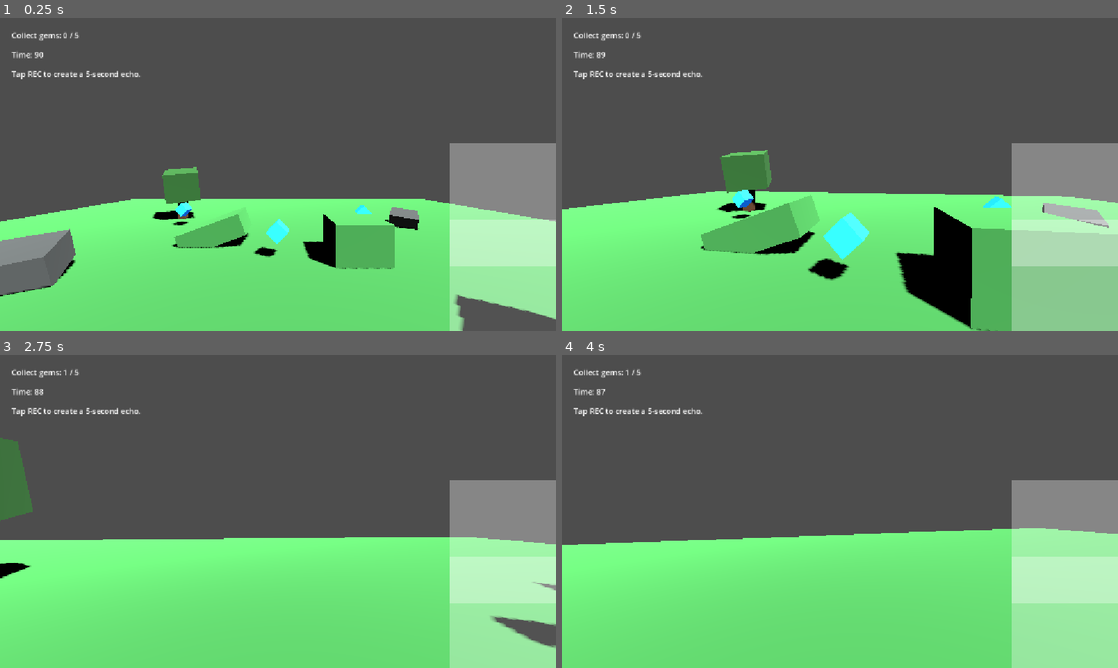
Above: before the commit, frames 1-4 (two rows, left to right).
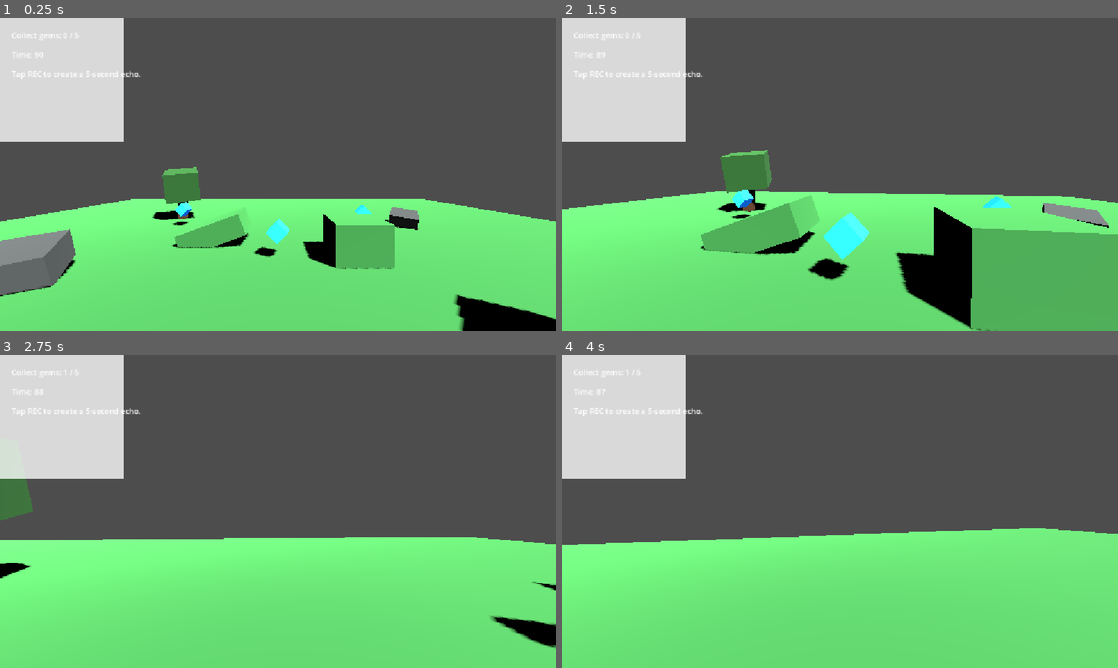
Above: after the commit, the same moments.

Repository: tan15hacks/lowpoly-android
Game: Godot game, scene res://scenes/main.tscn
The game is run twice, just before and just after one commit, with the same random seed, the same clock (stepped at 60 frames per second) and the same inputs.
Inputs (mouse positions are in pixels of both pictures, inside the frame that each line leads up to):
- Up to frame 1 (0.25 s): no input
- Up to frame 2 (1.5 s): move the mouse to (867, 174) at 0.52 s; hold W (move_forward) from 0.53 s (still down); tap Space (jump) at 0.6, 0.77, 1.07, 1.35 s; move the mouse to (812, 174) at 1.27 s
- Up to frame 3 (2.75 s): keep holding W (move_forward); tap Space (jump) at 1.52, 1.82, 2.1 s; move the mouse to (289, 505) at 2.02 s
- Up to frame 4 (4 s): keep holding W (move_forward); move the mouse to (834, 517) at 2.77 s; tap Space (jump) at 2.85, 3.02, 3.32, 3.6, 3.77 s; move the mouse to (878, 514) at 3.52 s

The runs differ from the first frame. In frame 1, 20% of the frame differs, in the area x 0-100%, y 0-100%; in frame 2, 20%; in frame 3, 20%; in frame 4, 20%.
Error after the commit: Trying to assign value of type 'TouchScreenButton' to a variable of type 'Button'. (res://scripts/mobile_controls.gd:19)

Commit message:
Use visible Button controls for jump and record

Diff:
--- a/lowpoly-android/scripts/mobile_controls.gd
+++ b/lowpoly-android/scripts/mobile_controls.gd
@@ -16,8 +16,8 @@
 
 @onready var joystick_base: Control = $JoystickBase
 @onready var joystick_knob: Control = $JoystickBase/JoystickKnob
-@onready var jump_button: TouchScreenButton = $JumpButton
-@onready var record_button: TouchScreenButton = $RecordButton
+@onready var jump_button: Button = $JumpButton
+@onready var record_button: Button = $RecordButton
 
 func _ready() -> void:
 	jump_button.pressed.connect(func() -> void:
@@ -39,6 +39,8 @@
 func _handle_touch(event: InputEventScreenTouch) -> void:
 	var screen_size := get_viewport().get_visible_rect().size
 	if event.pressed:
+		if _is_button_area(event.position):
+			return
 		if event.position.x < screen_size.x * 0.5 and move_touch_id == -1:
 			move_touch_id = event.index
 			move_center = event.position
@@ -78,6 +80,11 @@
 
 func _position_buttons() -> void:
 	var screen_size := get_viewport().get_visible_rect().size
-	var button_size := Vector2(140, 140)
-	jump_button.position = Vector2(screen_size.x - button_size.x - 80, screen_size.y - button_size.y - 90)
-	record_button.position = Vector2(screen_size.x - button_size.x - 80, screen_size.y - button_size.y - 250)
+	var button_size := Vector2(150, 68)
+	jump_button.size = button_size
+	record_button.size = button_size
+	jump_button.position = Vector2(screen_size.x - button_size.x - 28, screen_size.y - button_size.y - 50)
+	record_button.position = Vector2(screen_size.x - button_size.x - 28, screen_size.y - (button_size.y * 2.0) - 72)
+
+func _is_button_area(pos: Vector2) -> bool:
+	return jump_button.get_global_rect().has_point(pos) or record_button.get_global_rect().has_point(pos)
